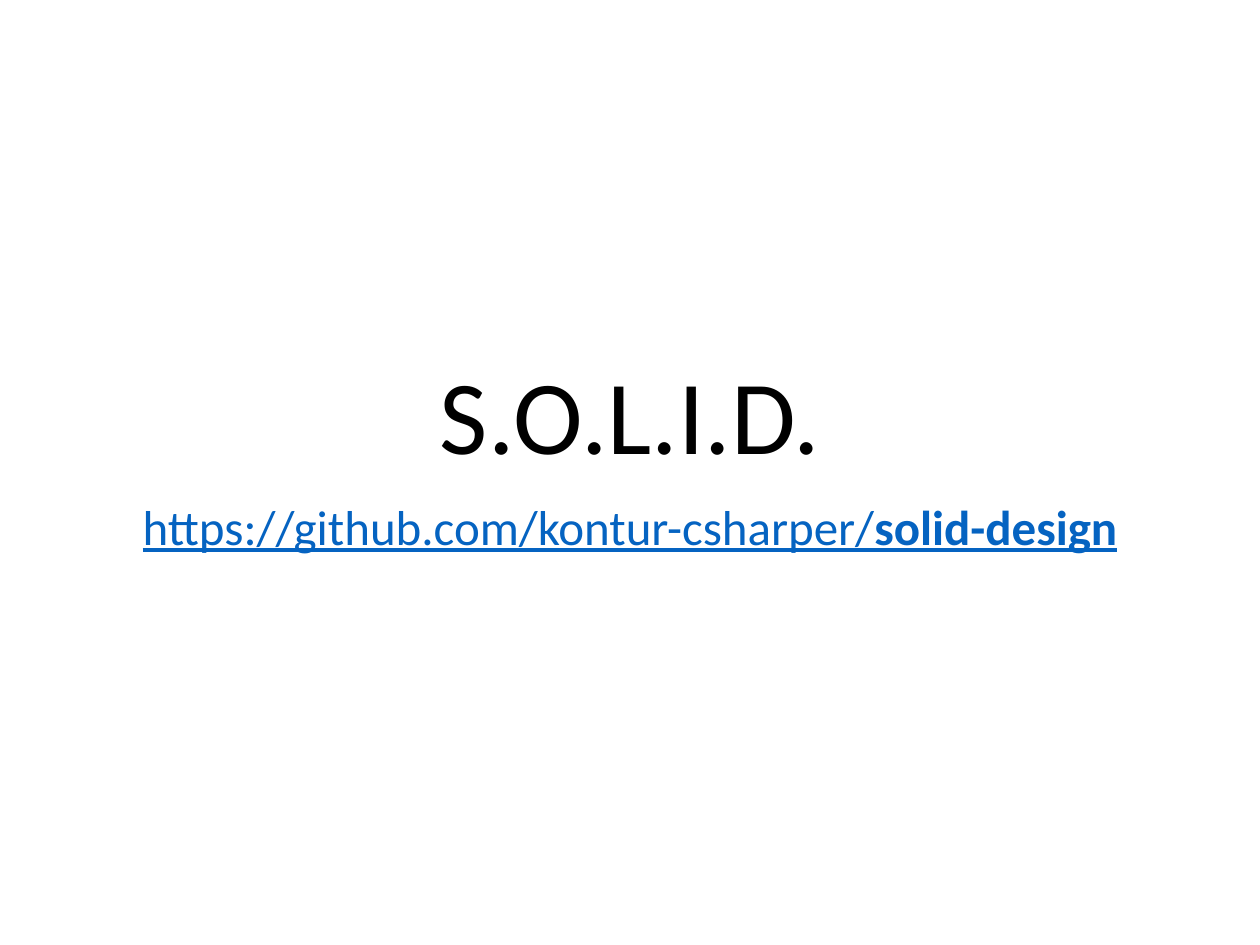
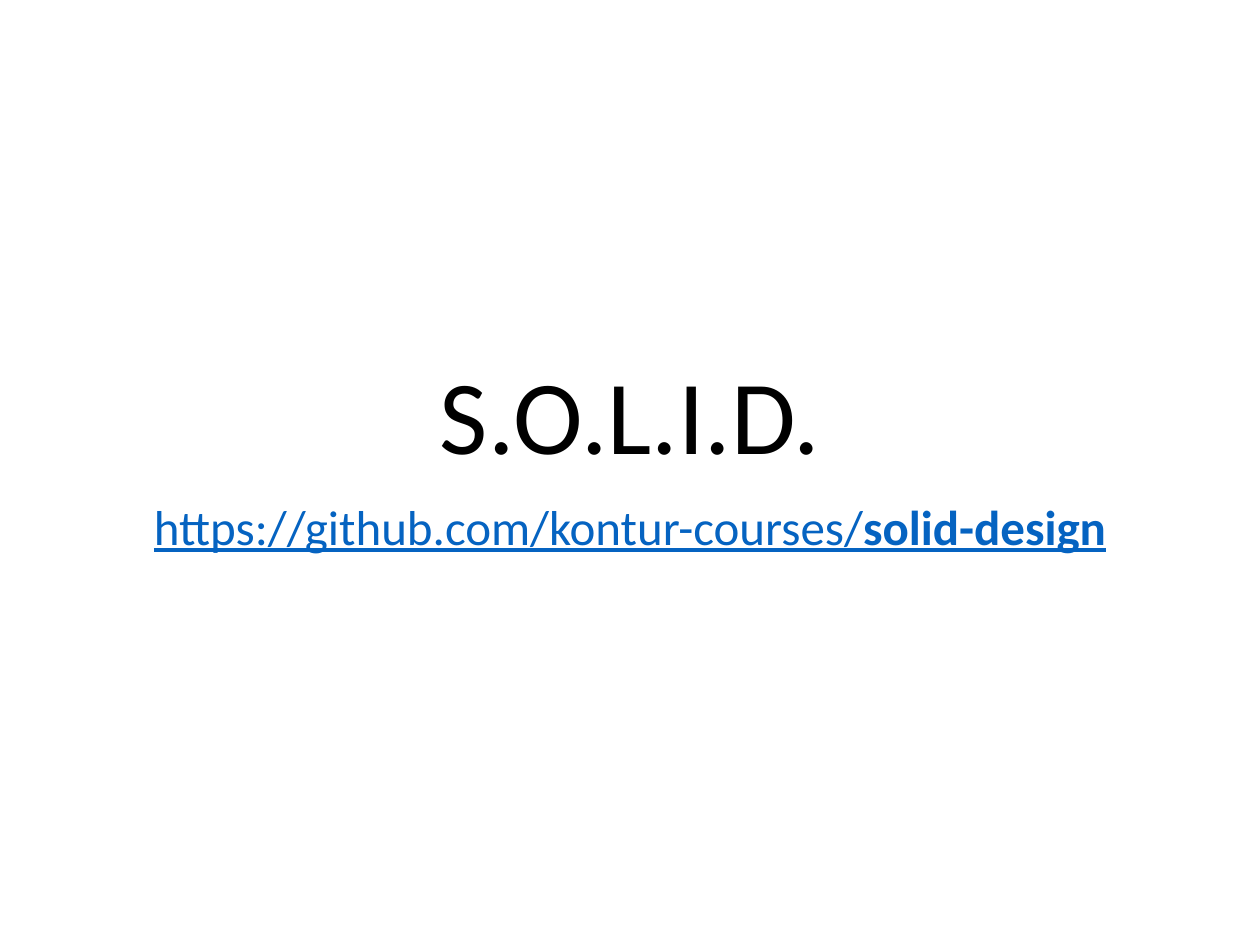
Before and after one commit to kontur-courses/solid-design, a slide deck: slide 1 of solid-design.pptx. Drawn at 1260x945 pixels with LibreOffice and Linux fonts; fonts in the diff are those of the drawing. Boxes give left, top, right and bottom in pixels: in the first picture for what was removed or moved away, otherwise in the second. Text is boxed around its words. In the diff, an @@ line names an element or a change of style, - is before the commit and + after.

```diff
--- a/solid-design.pptx
+++ b/solid-design.pptx
@@ subtitle at <box>154,510,1106,554</box>: text changed @@
-https://github.com/kontur-csharper/solid-design
+https://github.com/kontur-courses/solid-design
```
Also in this commit, not shown: 2 other files.
